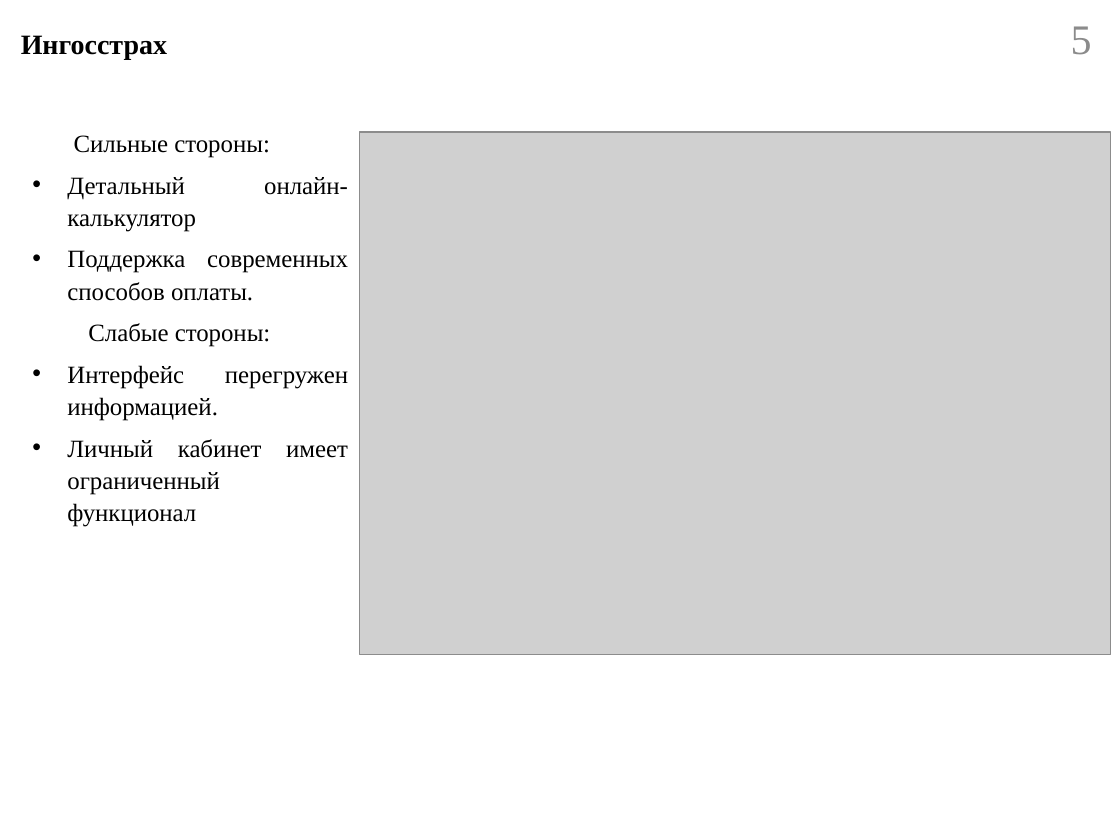
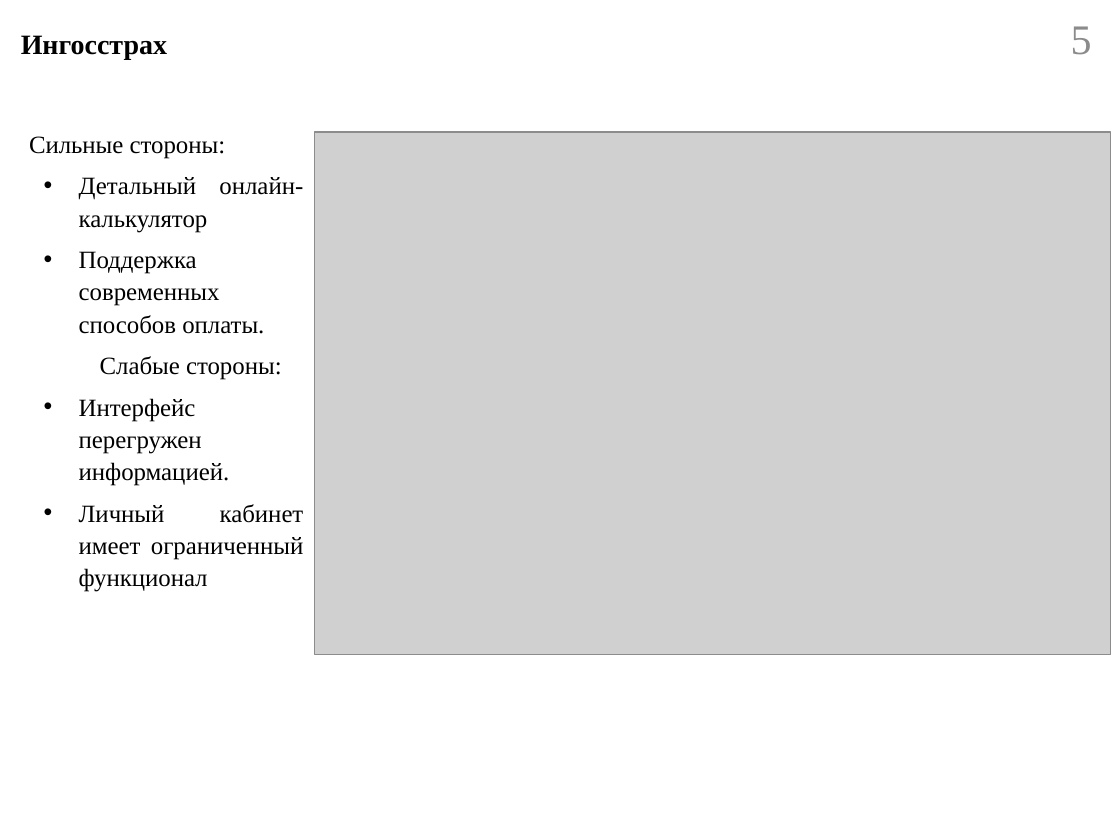
Before and after one commit to Belousov-Kirill-1ISP21/diplom, a slide deck: slide 5 of docs/Презентация.pptx. Drawn at 1120x840 pixels with LibreOffice and Linux fonts; fonts in the diff are those of the drawing; grey boxes stand for pictures. Boxes give left, top, right and bottom in pixels: in the first picture for what was removed or moved away, otherwise in the second. Text is boxed around its words. In the diff, an @@ line names an element or a change of style, - is before the commit and + after.

```diff
--- a/docs/Презентация.pptx
+++ b/docs/Презентация.pptx
@@ text "Сильные стороны:": place and size @@
-text "Сильные стороны:" at box(67, 135, 348, 527)
+text "Сильные стороны:" at box(29, 136, 304, 592)
@@ picture: place and size @@
-picture at box(360, 132, 1111, 655)
+picture at box(315, 132, 1111, 655)
@@ text at box(79, 177, 304, 592): list level 1 to 2 in "Детальный онлайн-калькулятор"; list level 1 to 2 in "Поддержка современных способов оплаты."; list level 1 to 2 in "Слабые стороны:"; list level 1 to 2 in "Интерфейс перегружен информацией."; list level 1 to 2 in "Личный кабинет имеет ограниченный функционал" @@
```
Also in this commit, not shown: 11 other slides changed, 2 slides added, 1 slide removed, 14 other files.
